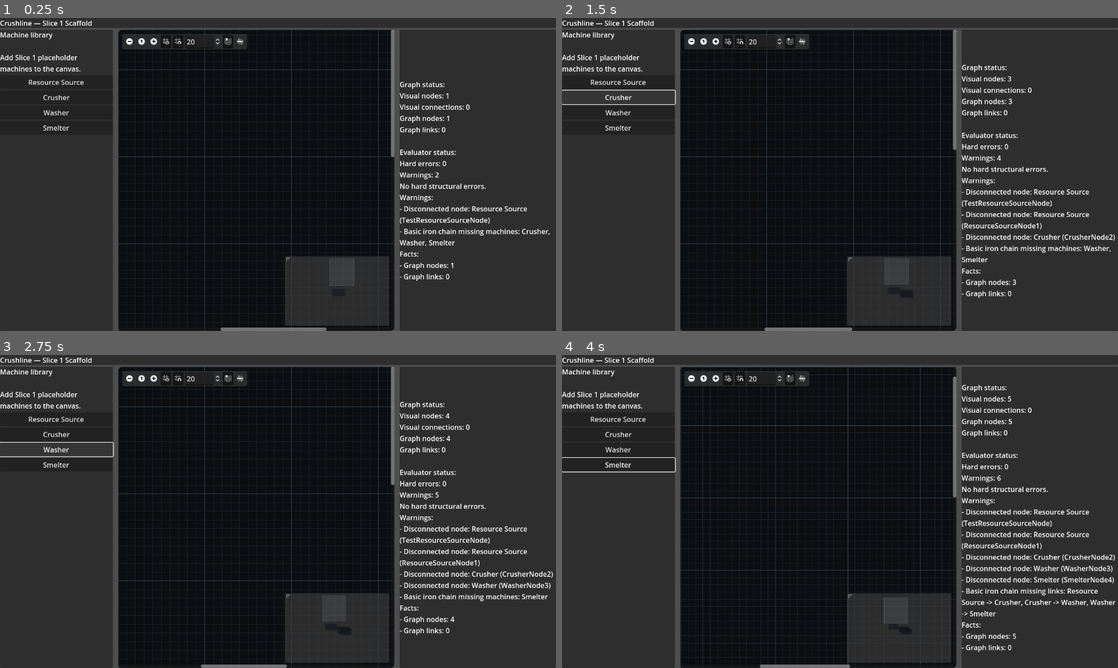
Above: before the commit, frames 1-4 (two rows, left to right).
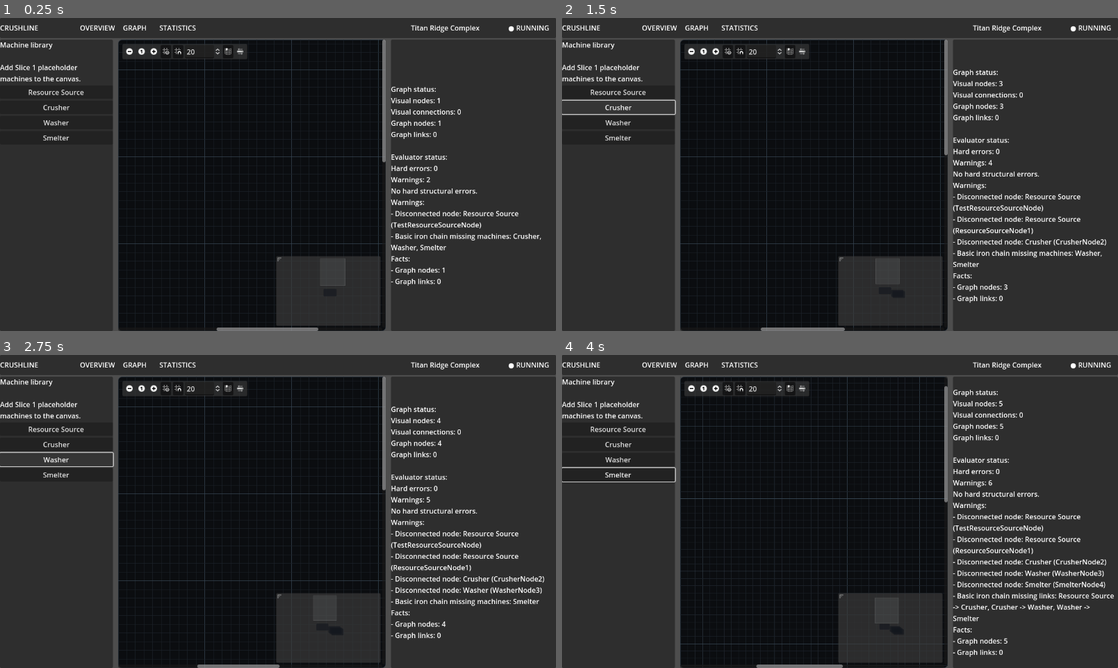
Above: after the commit, the same moments.

Repository: killerbearddude/Crushline-Godot
Game: Godot game, scene res://scenes/main/Main.tscn
Two runs of this game, one before a commit and one after it. Both use one fixed random seed, a clock stepped at 60 frames per second and the inputs below.
Inputs (mouse positions are in pixels of both pictures, inside the frame that each line leads up to; where the layout moved, square brackets give the same spot in the first picture):
- Up to frame 1 (0.25 s): no input
- Up to frame 2 (1.5 s): click "Resource Source" at 0.5 s; click "Crusher" at 1.25 s
- Up to frame 3 (2.75 s): click "Washer" at 2 s
- Up to frame 4 (4 s): click "Smelter" at 2.75 s; click (689, 389) [689, 380] at 3.5 s

The runs differ from the first frame. In frame 1, 10% of the frame differs, in the area x 0-100%, y 0-100%; in frame 2, 11%; in frame 3, 12%; in frame 4, 14%.

Commit message:
Add game shell top bar

Diff:
--- a/scenes/main/Main.tscn
+++ b/scenes/main/Main.tscn
@@ -21,11 +21,45 @@
 grow_vertical = 2
 
 [node name="TopBar" type="PanelContainer" parent="Root"]
+custom_minimum_size = Vector2(0, 46)
 layout_mode = 2
 
-[node name="TopLabel" type="Label" parent="Root/TopBar"]
+[node name="TopNav" type="HBoxContainer" parent="Root/TopBar"]
 layout_mode = 2
-text = "Crushline — Slice 1 Scaffold"
+
+[node name="LogoLabel" type="Label" parent="Root/TopBar/TopNav"]
+custom_minimum_size = Vector2(180, 0)
+layout_mode = 2
+text = "CRUSHLINE"
+
+[node name="OverviewTab" type="Label" parent="Root/TopBar/TopNav"]
+custom_minimum_size = Vector2(95, 0)
+layout_mode = 2
+text = "OVERVIEW"
+
+[node name="GraphTab" type="Label" parent="Root/TopBar/TopNav"]
+custom_minimum_size = Vector2(80, 0)
+layout_mode = 2
+text = "GRAPH"
+
+[node name="StatsTab" type="Label" parent="Root/TopBar/TopNav"]
+custom_minimum_size = Vector2(95, 0)
+layout_mode = 2
+text = "STATISTICS"
+
+[node name="Spacer" type="Control" parent="Root/TopBar/TopNav"]
+layout_mode = 2
+size_flags_horizontal = 3
+
+[node name="ScenarioLabel" type="Label" parent="Root/TopBar/TopNav"]
+custom_minimum_size = Vector2(220, 0)
+layout_mode = 2
+text = "Titan Ridge Complex"
+
+[node name="RunStateLabel" type="Label" parent="Root/TopBar/TopNav"]
+custom_minimum_size = Vector2(110, 0)
+layout_mode = 2
+text = "● RUNNING"
 
 [node name="Body" type="HSplitContainer" parent="Root"]
 layout_mode = 2
@@ -68,10 +102,10 @@
 size_flags_horizontal = 3
 
 [node name="DiagnosticsPanel" type="PanelContainer" parent="Root/Body/WorkArea"]
-custom_minimum_size = Vector2(360, 0)
+custom_minimum_size = Vector2(380, 0)
 layout_mode = 2
 
 [node name="DiagnosticsLabel" type="Label" parent="Root/Body/WorkArea/DiagnosticsPanel"]
 layout_mode = 2
-text = "Diagnostics placeholder: deficits, bottlenecks, zero-output links, power state, unmanaged byproducts, and objective progress."
+text = "OBJECTIVES\n\nBuild a valid iron scaffold.\n\nALERTS\n\nWaiting for graph activity."
 autowrap_mode = 3
